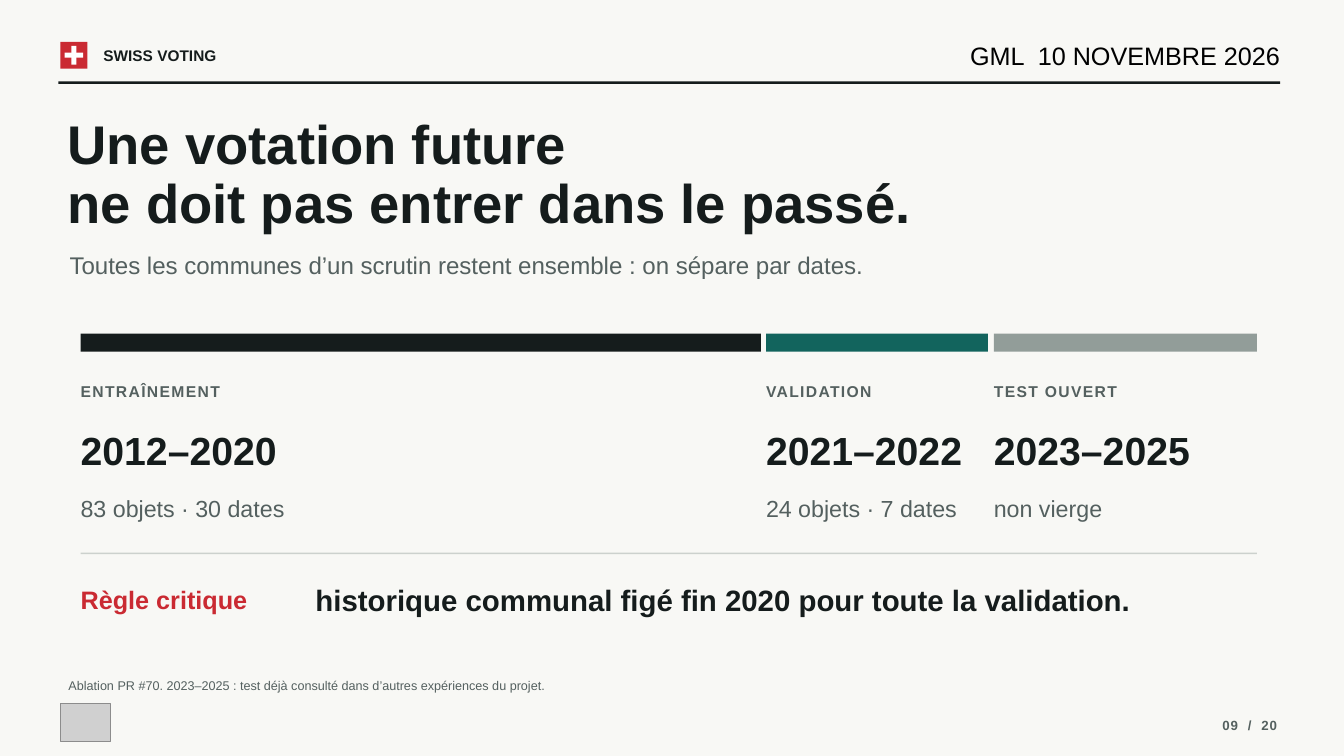
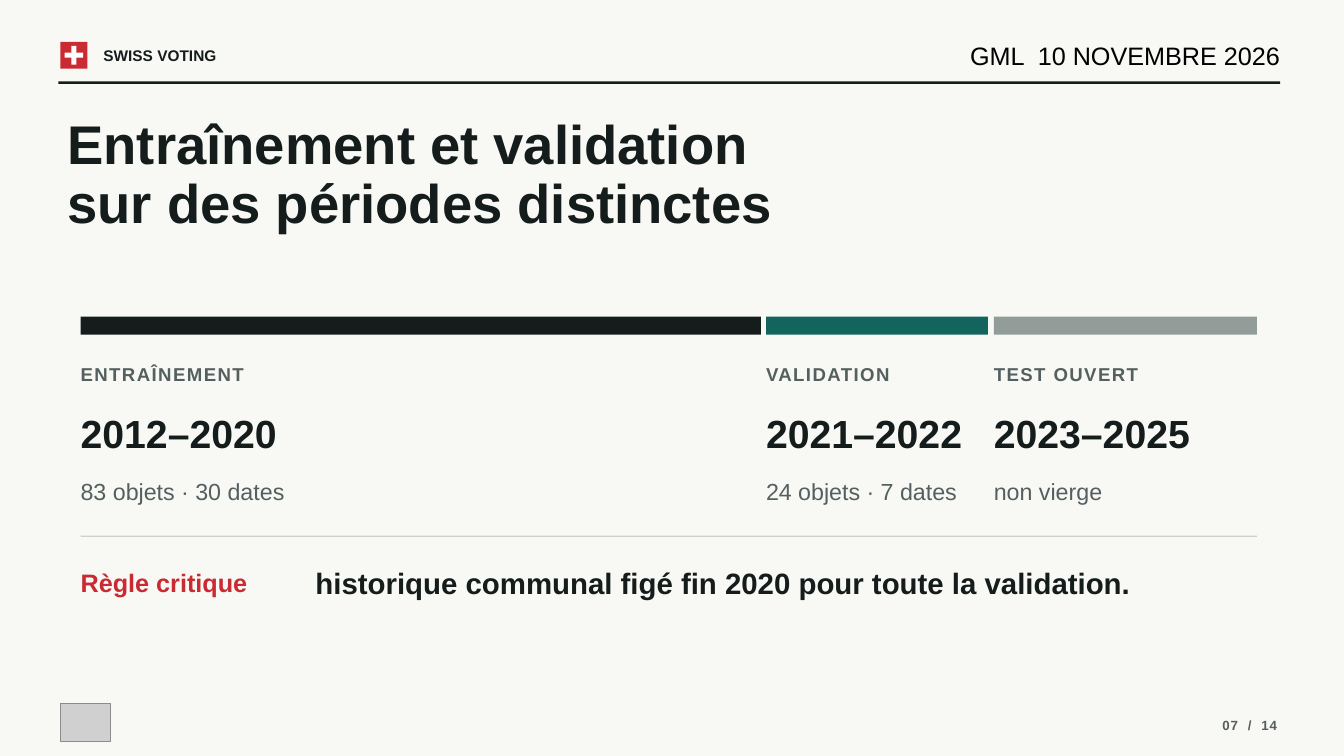
Before and after one commit to VictorGTheCoder/GML-Swiss-Voting, a slide deck: slide 7 of presentation/GML_Presentation.pptx (slide 9 before the commit). Drawn at 1344x756 pixels with LibreOffice and Linux fonts; fonts in the diff are those of the drawing; grey boxes stand for pictures. Boxes give left, top, right and bottom in pixels: in the first picture for what was removed or moved away, otherwise in the second. Text is boxed around its words. In the diff, an @@ line names an element or a change of style, - is before the commit and + after.

```diff
--- a/presentation/GML_Presentation.pptx
+++ b/presentation/GML_Presentation.pptx
@@ text at (68,123,772,233): text changed @@
-Une votation future
-ne doit pas entrer dans le passé.
+Entraînement et validation
+sur des périodes distinctes
@@ text removed at (70,256,862,279) @@
-Toutes les communes d’un scrutin restent ensemble : on sépare par dates.
@@ 11 texts, 3 rectangles: place and size @@
-11 texts, 3 rectangles at (81,334,1257,617)
+11 texts, 3 rectangles at (81,317,1257,600)
@@ size 11.2 to 13.3 pt in 3 elements at (81,368,244,381), (994,368,1138,381), (766,368,889,381) @@
@@ line moved from (81, 554) - (1257, 554) to (81, 536) - (1257, 536) @@
@@ text removed at (68,680,545,693) @@
-Ablation PR #70. 2023–2025 : test déjà consulté dans d’autres expériences du projet.
@@ text at (1222,721,1277,730): text changed @@
-09 / 20
+07 / 14
```
Also in this commit, not shown: 12 other slides changed, 7 slides removed, 1 other file.
